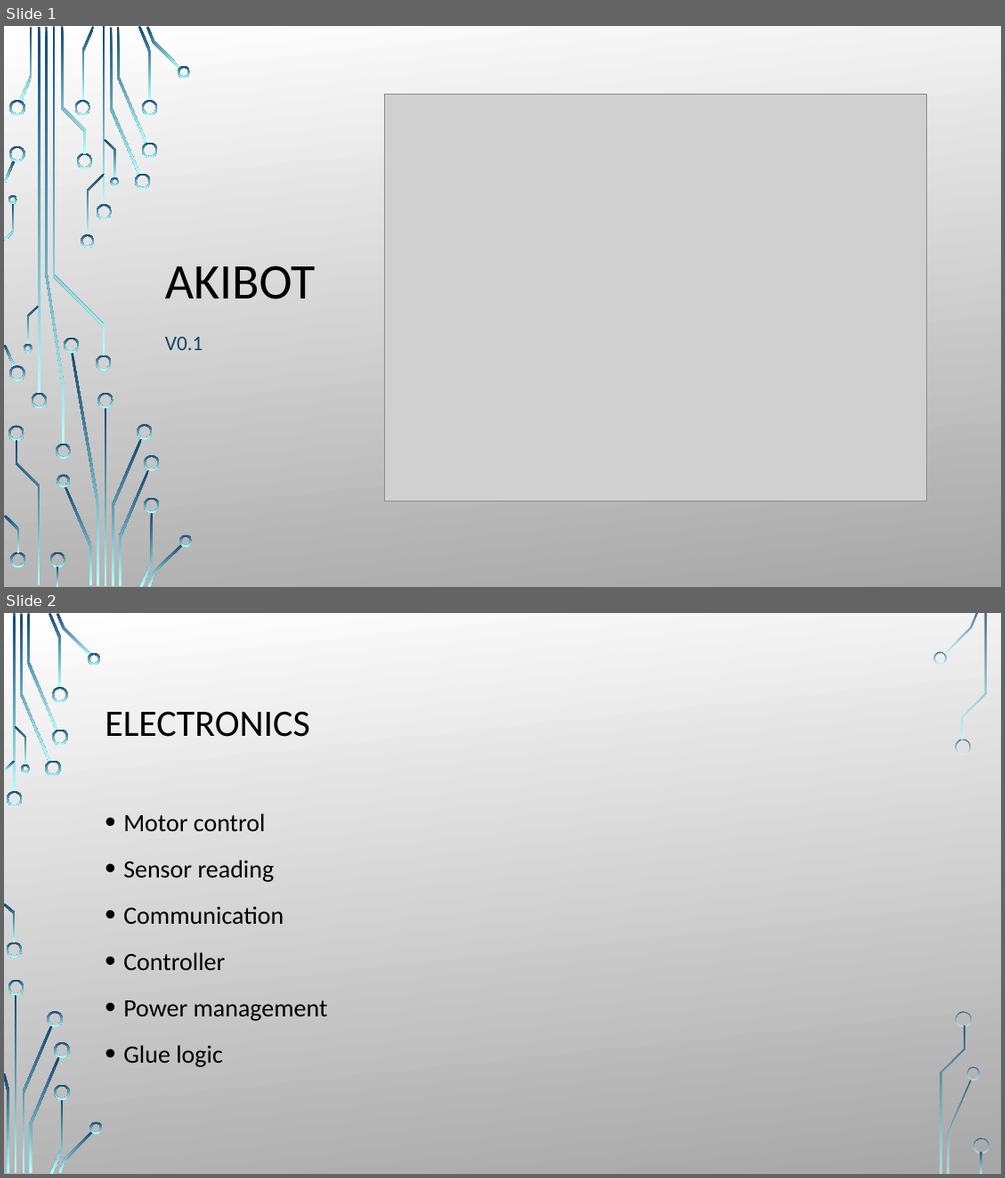
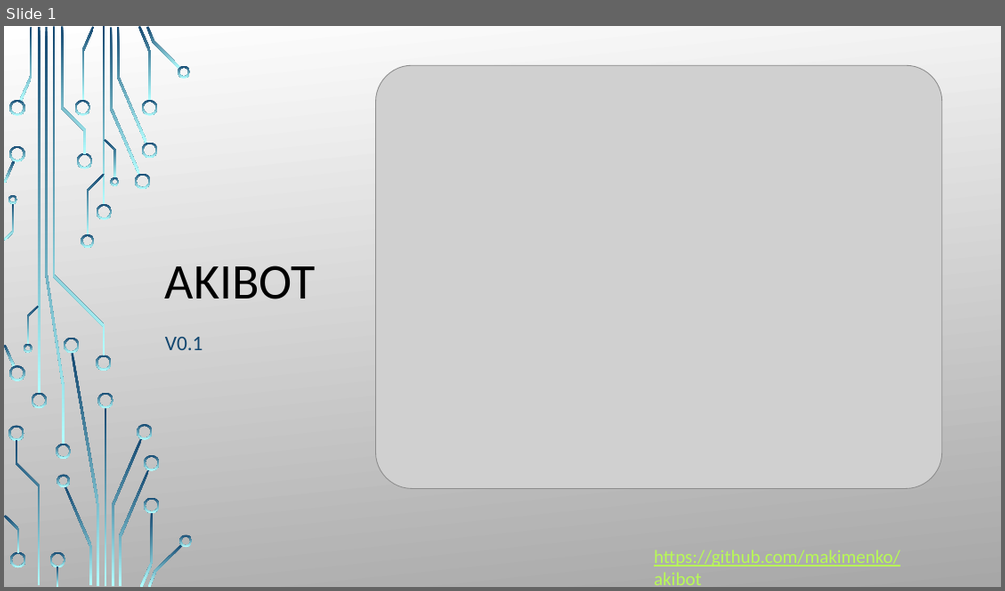
Before and after one commit to makimenko/akibot, a slide deck: AkiBot.pptx. Shown one above the other, each under a label of ours: slides 1 and 2 before the commit, slide 1 after it. The pictures are 1005x1178 and 1005x591 pixels, drawn with LibreOffice and Linux fonts; fonts in the diff are those of the drawing; grey boxes stand for pictures; background and template pictures are left out. Boxes give left, top, right and bottom in pixels: in the first picture for what was removed or moved away, otherwise in the second. Text is boxed around its words. In the diff, an @@ line names an element or a change of style, - is before the commit and + after.

```diff
--- a/AkiBot.pptx
+++ b/AkiBot.pptx
@@ slide 2 removed at <box>4,613,1001,1174</box>, background picture (left out) @@
@@ title removed at <box>105,711,310,737</box> @@
-ELECTRONICS
@@ text removed at <box>123,813,328,1067</box> @@
-• Motor control
-• Sensor reading
-• Communication
-• Controller
-• Power management
-• Glue logic
@@ group removed at <box>4,613,989,1174</box>: 33 freeform shapes, 3 rectangles @@
@@ slide 1 changed as well @@
@@ picture: place and size @@
-picture at <box>385,94,927,501</box>
+picture at <box>376,66,942,489</box>
@@ text added at <box>654,549,900,585</box>, 18 pt, text #B8FA56, underline @@
+https://github.com/makimenko/akibot
```
Also in this commit, not shown: 3 slides added, 1 other slide removed, 1 other file.
